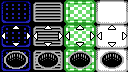
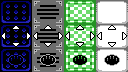
Revision of a layered 128 × 72 image; what changed, layer by layer:
painted on "arrows" over left=4, top=51, right=124, bottom=69
renamed "Pasted Layer" to "floor cells", painted on it over left=1, top=0, right=128, bottom=72
